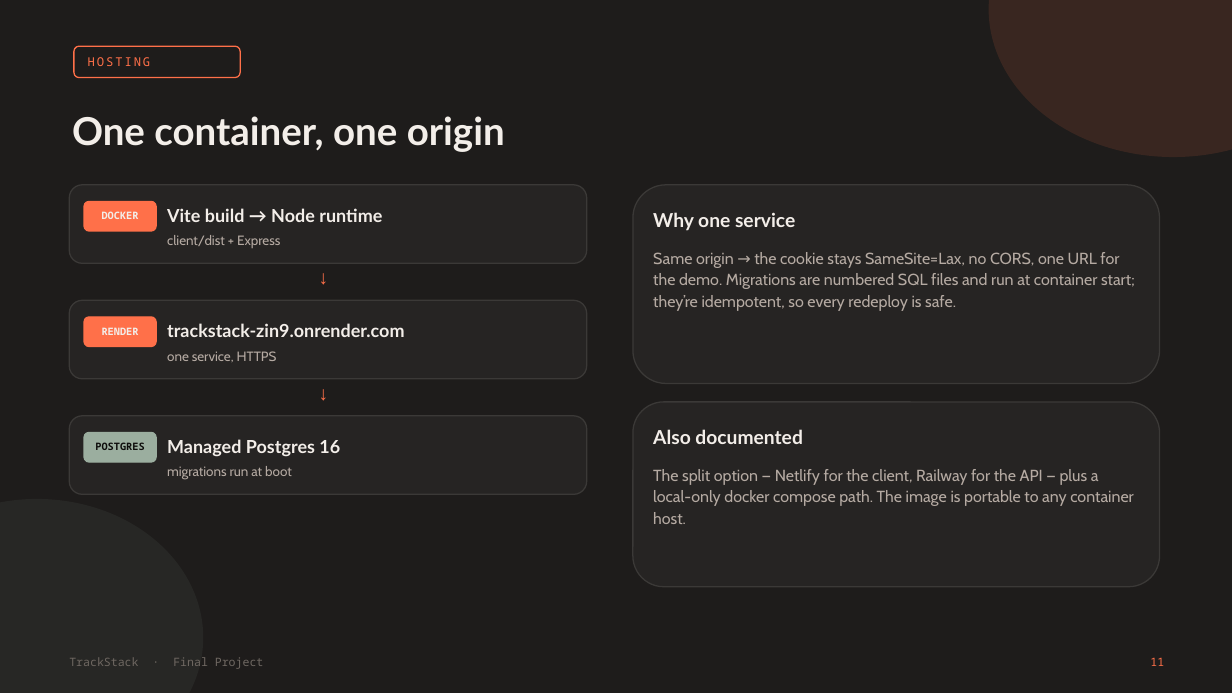
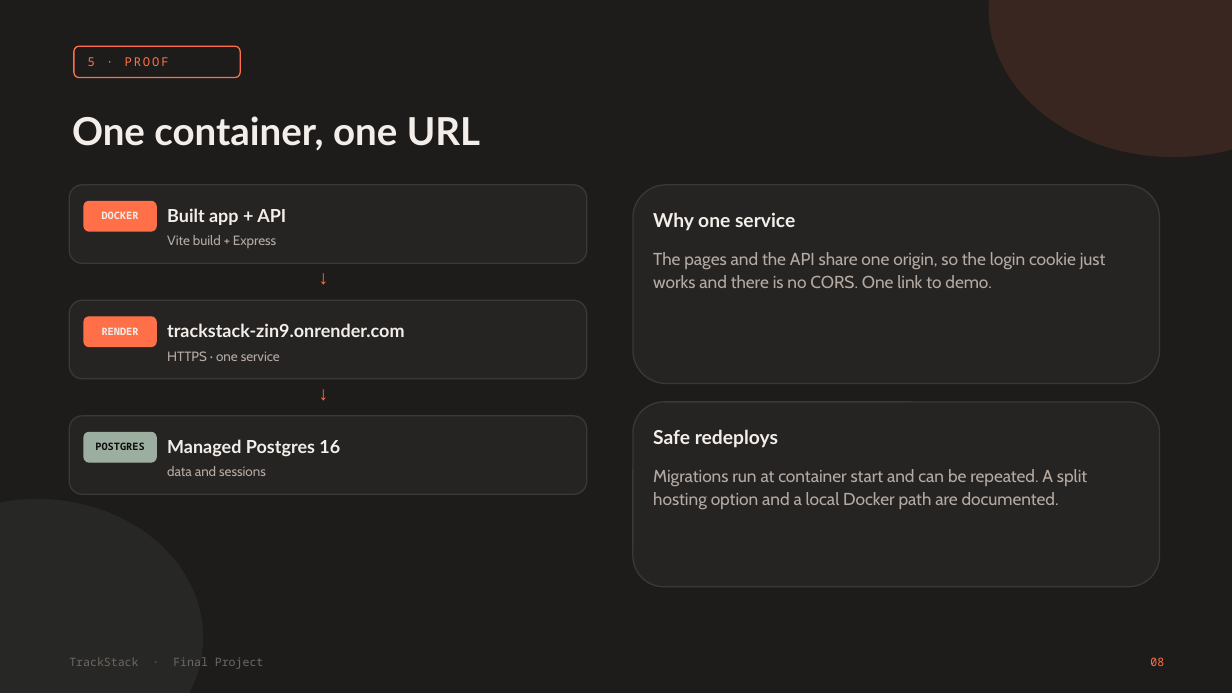
Before and after one commit to josephgreville/trackstack-v2, a slide deck: slide 8 of docs/presentation/TrackStack-Presentation.pptx (slide 11 before the commit). Drawn at 1232x693 pixels with LibreOffice and Linux fonts; fonts in the diff are those of the drawing. Boxes give left, top, right and bottom in pixels: in the first picture for what was removed or moved away, otherwise in the second. Text is boxed around its words. In the diff, an @@ line names an element or a change of style, - is before the commit and + after.

```diff
--- a/docs/presentation/TrackStack-Presentation.pptx
+++ b/docs/presentation/TrackStack-Presentation.pptx
@@ text at box(88, 57, 169, 66): text changed @@
-HOSTING
+5 · PROOF
@@ text at box(72, 116, 480, 151): text changed @@
-One container, one origin
+One container, one URL
@@ text at box(167, 208, 286, 225): text changed @@
-Vite build → Node runtime
+Built app + API
@@ text at box(167, 235, 276, 248): text changed @@
-client/dist + Express
+Vite build + Express
@@ text at box(653, 252, 1106, 288): text changed; size 12.5 to 13.5 pt @@
-Same origin → the cookie stays SameSite=Lax, no CORS, one URL for the demo. Migrations are numbered SQL files and run at container start; they’re idempotent, so every redeploy is safe.
+The pages and the API share one origin, so the login cookie just works and there is no CORS. One link to demo.
@@ text at box(167, 351, 280, 361): text changed @@
-one service, HTTPS
+HTTPS · one service
@@ text at box(653, 429, 778, 448): text changed @@
-Also documented
+Safe redeploys
@@ text at box(167, 466, 266, 476): text changed @@
-migrations run at boot
+data and sessions
@@ text at box(653, 469, 1087, 510): text changed; size 12.5 to 13.5 pt @@
-The split option — Netlify for the client, Railway for the API — plus a local-only docker compose path. The image is portable to any container host.
+Migrations run at container start and can be repeated. A split hosting option and a local Docker path are documented.
@@ text at box(1150, 657, 1164, 666): text changed @@
-11
+08
```
Also in this commit, not shown: 7 other slides changed, 3 slides added, 6 slides removed, 11 other files.
